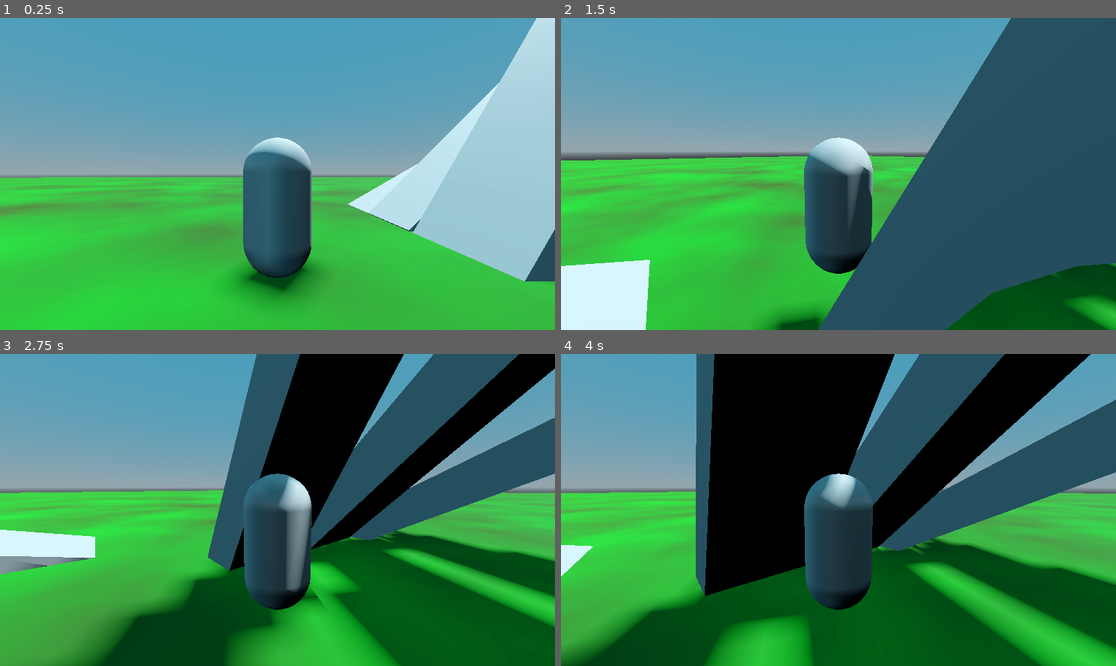
Above: before the commit, frames 1-4 (two rows, left to right).
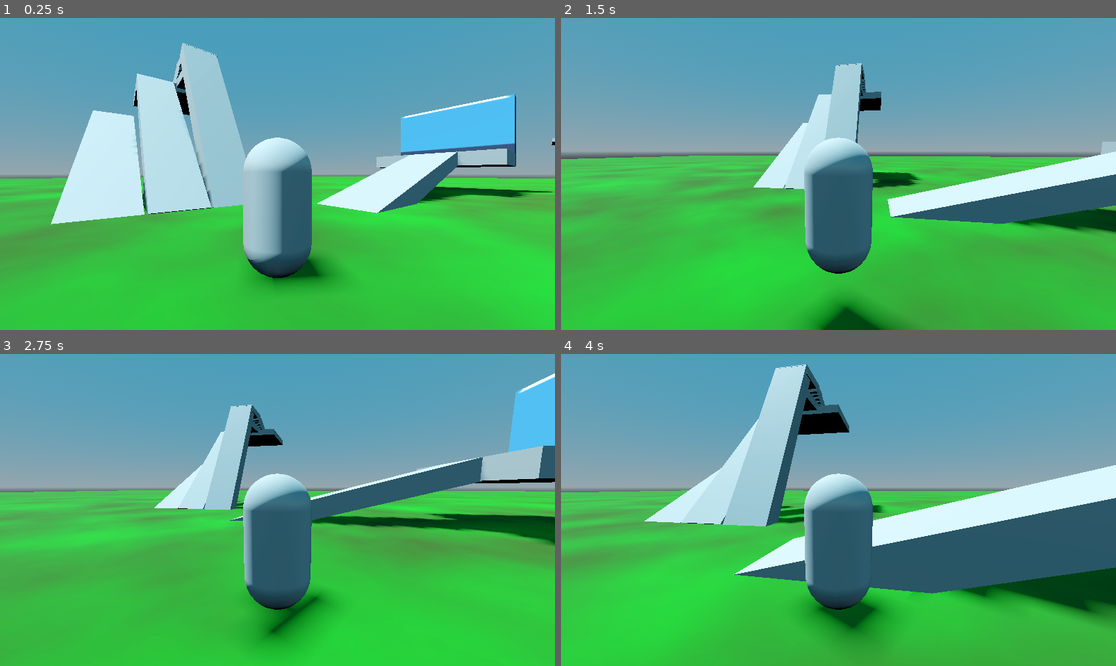
Above: after the commit, the same moments.

Repository: NDBrewer20/Project-Arbiter
Game: Godot game, scene res://Scenes/Levels/Base.tscn
The game is run twice, just before and just after one commit, with the same random seed, the same clock (stepped at 60 frames per second) and the same inputs. The engine's default icon, where the game draws it, is replaced by a stand-in: a white triangle on a blue panel in a dark square.
Inputs (mouse positions are in pixels of both pictures, inside the frame that each line leads up to):
- Up to frame 1 (0.25 s): no input
- Up to frame 2 (1.5 s): tap Enter at 0.5 s; move the mouse to (960, 158) at 0.52 s; hold D (Player_Right) 0.53-1.28 s; hold Right mouse button (Player_Rotate) 0.53-1.28 s; tap Space (Player_Jump) at 0.77 s; move the mouse to (727, 189) at 1.27 s; hold S (Player_Back) from 1.28 s (still down); tap C at 1.35 s
- Up to frame 3 (2.75 s): tap Space (Player_Jump) at 1.52 s; move the mouse to (333, 441) at 2.02 s; release S (Player_Back) at 2.03 s; hold D (Player_Right) from 2.03 s (still down); tap R at 2.1 s
- Up to frame 4 (4 s): move the mouse to (810, 572) at 2.77 s; release D (Player_Right) at 2.78 s; hold W (Player_Forward) 2.78-3.53 s; right-click (810, 572) at 2.85 s; tap Space (Player_Jump) at 3.02, 3.77 s; move the mouse to (1005, 556) at 3.52 s; hold A (Player_Left) from 3.53 s (still down); tap C at 3.6 s

The runs differ from the first frame. In frame 1, 39% of the frame differs, in the area x 0-100%, y 0-100%; in frame 2, 50%; in frame 3, 62%; in frame 4, 74%.

Commit message:
Addons + start to improved movement

Diff:
--- a/Assets/Materials/Grass.tres
+++ b/Assets/Materials/Grass.tres
@@ -10,6 +10,7 @@
 frequency = 0.0502
 
 [sub_resource type="NoiseTexture2D" id="NoiseTexture2D_puwgh"]
+resource_local_to_scene = true
 width = 1024
 height = 1024
 seamless = true
--- a/Scenes/Levels/Base.tscn
+++ b/Scenes/Levels/Base.tscn
@@ -119,10 +119,10 @@
 unique_name_in_owner = true
 
 [node name="Player Body" type="CharacterBody3D" parent="Player Manager"]
+transform = Transform3D(-0.602776, 0, -0.79791, 0, 1, 0, 0.79791, 0, -0.602776, -2.96346, 0, -3.40497)
 slide_on_ceiling = false
 script = ExtResource("1_puwgh")
 debug = true
-JumpVelocity = 5.0
 AirControlEnd = 0.66
 AirControlFadeTime = 5.0
 
@@ -155,6 +155,7 @@
 
 [node name="FloorGFX" type="MeshInstance3D" parent="Floor"]
 transform = Transform3D(100, 0, 0, 0, 100, 0, 0, 0, 100, 0, 0, 0)
+material_override = ExtResource("2_puwgh")
 mesh = SubResource("PlaneMesh_suiw6")
 
 [node name="Floor Collision" type="CollisionShape3D" parent="Floor"]
--- a/Scripts/PlayerMovement.gd
+++ b/Scripts/PlayerMovement.gd
@@ -4,25 +4,59 @@
 
 # Player movement parameters
 @export var Speed: float = 5.0
+
+var input_Direction: Vector3 = Vector3.ZERO
+
+# Player jumping parameters
 @export var JumpVelocity: float = 4.5
+@export var JumpBuffer: float = 0.2
+@export var CoyoteTime: float = 0.15
+
+
+var coyoteUsable: bool # can the user press jump and have it work after starting to fall?
+var coyoteWindow: bool # if the timer hasn't timed out (time since jump + coyote time > current time), the user can still jump
+var canCoyote: bool: # is the user within the window to use coyote time?
+	get:
+		return coyoteUsable and coyoteWindow
+var CoyoteTimer: Timer # timer to track coyote time
+
+var is_jumping: bool # is the user currently trying to jump?
+var bufferJumpUsable: bool # can the user press jump and have it work before landing?
+var bufferWindow: bool # if the timer hasn't timed out (time since jump + jump buffer time > current time), the user can still jump
+var canBufferJump: bool: # is the user within the window to use buffered jump?
+	get:
+		return bufferJumpUsable and bufferWindow
+var BufferJumpTimer: Timer # timer to track jump buffering
+
 
 # Air control parameters
 @export var AirControlStart: float = 1.0
 @export var AirControlEnd: float = 0.45
 @export var AirControlFadeTime: float = 1.5
 
+var air_time: float = 0.0
+
 # Camera control parameters
 @onready var camPivot: Node3D = $CamOrigin
 @export var camClamp: Vector2 = Vector2(-90, 45)
 @export var mouse_Sensitivity: float = 0.1
 
-# Internal variables
-var input_Direction: Vector3 = Vector3.ZERO
-var air_time: float = 0.0
-
-
 func _ready() -> void:
 	$"CamOrigin/SpringArm3D".add_excluded_object(self)
+	CoyoteTimer = Timer.new()
+	CoyoteTimer.one_shot = true
+	CoyoteTimer.wait_time = CoyoteTime
+	CoyoteTimer.timeout.connect(func():
+		coyoteWindow = false
+	)
+	add_child(CoyoteTimer)
+	BufferJumpTimer = Timer.new()
+	BufferJumpTimer.one_shot = true
+	BufferJumpTimer.wait_time = JumpBuffer
+	BufferJumpTimer.timeout.connect(func():
+		bufferWindow = false
+	)
+	add_child(BufferJumpTimer)
 
 func _input(event: InputEvent) -> void:
 	input_Direction = Vector3.ZERO
Not shown, added: addons/external_editor_helper/plugin.cfg
Not shown, added: addons/external_editor_helper/plugin.gd
Not shown, added: addons/external_editor_helper/plugin.gd.uid
Not shown, added: addons/kenney_prototype_textures/LICENSE.txt
Binary file added: addons/kenney_prototype_textures/dark/texture_01.png
Not shown, added: addons/kenney_prototype_textures/dark/texture_01.png.import
Binary file added: addons/kenney_prototype_textures/dark/texture_02.png
Not shown, added: addons/kenney_prototype_textures/dark/texture_02.png.import
Binary file added: addons/kenney_prototype_textures/dark/texture_03.png
Not shown, added: addons/kenney_prototype_textures/dark/texture_03.png.import
Binary file added: addons/kenney_prototype_textures/dark/texture_04.png
Not shown, added: addons/kenney_prototype_textures/dark/texture_04.png.import
(and 151 more such lines)
